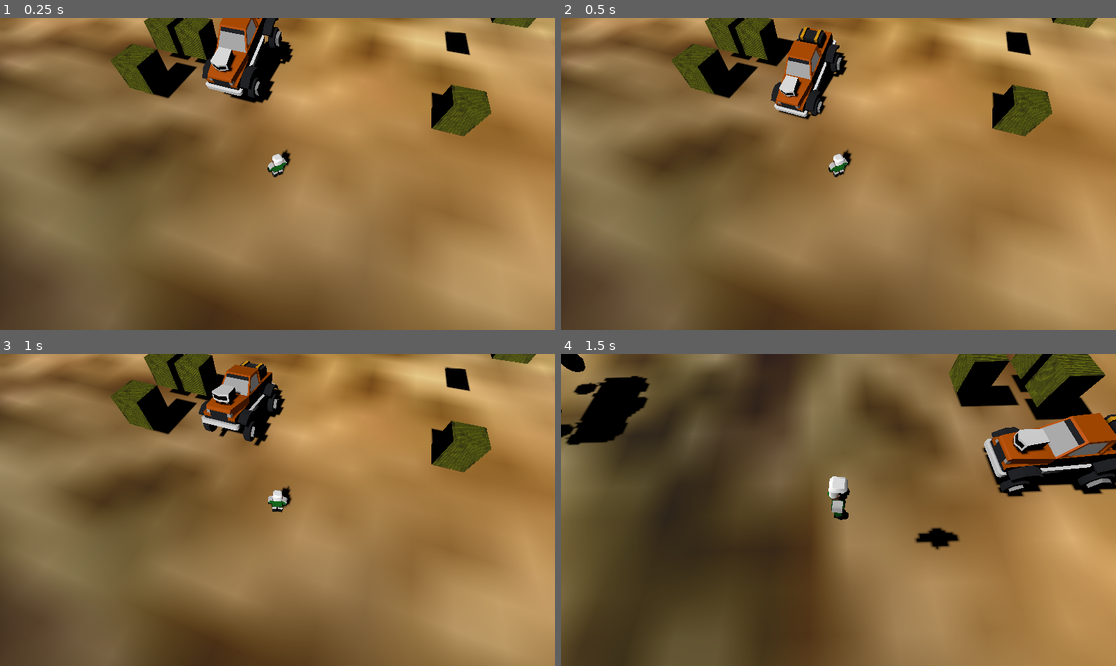
Above: before the commit, frames 1-4 (two rows, left to right).
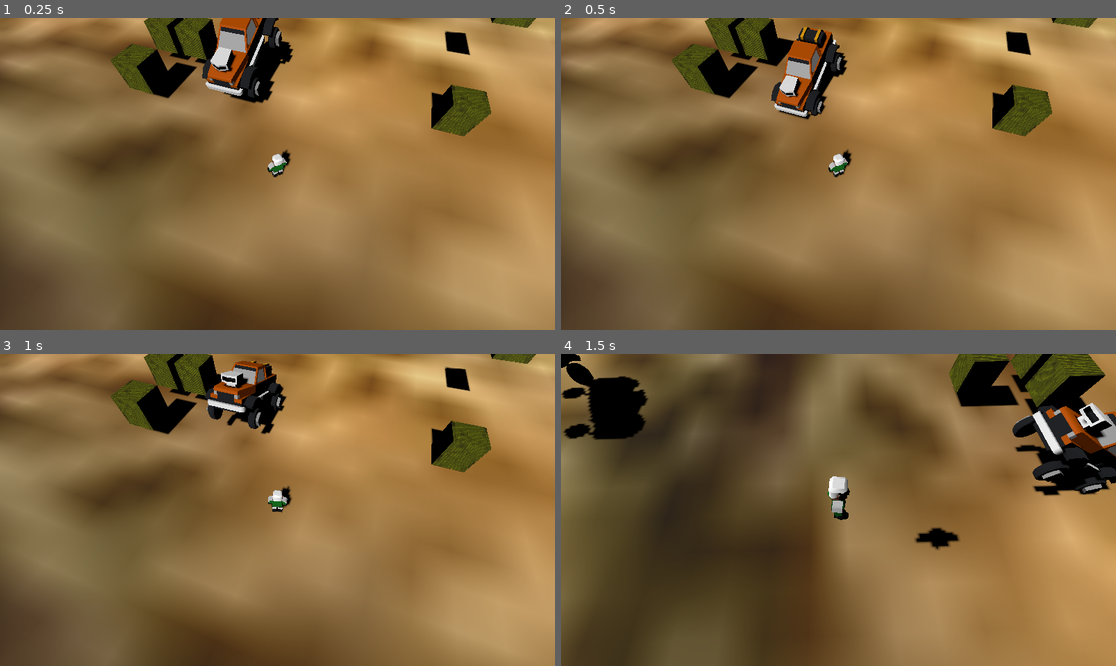
Above: after the commit, the same moments.

Repository: kevinlights/ChocoDriver
Game: Godot game, scene res://run/levels/infinite_level.tscn
The game is run twice, just before and just after one commit, with the same random seed, the same clock (stepped at 60 frames per second) and the same inputs.
Inputs:
- Up to frame 1 (0.25 s): no input
- Up to frame 2 (0.5 s): no input
- Up to frame 3 (1 s): tap Enter (get_in) at 0.5 s; hold Right (move_right) from 0.53 s (still down); hold Enter (get_in) from 0.53 s (still down)
- Up to frame 4 (1.5 s): release Right (move_right) at 1.28 s; release Enter (get_in) at 1.28 s; hold Down (move_back) from 1.28 s (still down); tap Space (main) at 1.35 s

Frame 1 is identical in both runs. In frame 2, less than 0.1% of the frame differs, in the area x 37-51%, y 2-32%; in frame 3, 2.3%; in frame 4, 6.0%, in the area x 0-100%, y 0-46%.

Commit message:
:wrench: Make the jeep more groundy
Just set the center of mass at the origin, and it works. :-)

Diff:
--- a/first3d/component/entity/vehicles/jeep/Jeep.tscn
+++ b/first3d/component/entity/vehicles/jeep/Jeep.tscn
@@ -18,6 +18,7 @@
 collision_layer = 8
 collision_mask = 11
 mass = 400.0
+center_of_mass_mode = 1
 script = ExtResource("1_fjw46")
 
 [node name="OrangeJeep_noWheel" parent="." instance=ExtResource("1_qgclq")]
@@ -38,9 +39,7 @@
 [node name="FrontRightWheel" type="VehicleWheel3D" parent="."]
 transform = Transform3D(1, 0, 0, 0, 1, 0, 0, 0, 1, -0.6, 0.332104, 1)
 use_as_steering = true
-wheel_roll_influence = 0.4
 wheel_radius = 0.3
-wheel_friction_slip = 1.0
 suspension_travel = 0.6
 suspension_stiffness = 50.0
 damping_compression = 0.3
@@ -56,9 +55,7 @@
 [node name="FrontLeftWheel" type="VehicleWheel3D" parent="."]
 transform = Transform3D(1, 0, 0, 0, 1, 0, 0, 0, 1, 0.6, 0.332104, 1)
 use_as_steering = true
-wheel_roll_influence = 0.4
 wheel_radius = 0.3
-wheel_friction_slip = 1.0
 suspension_travel = 0.6
 suspension_stiffness = 50.0
 damping_compression = 0.3
@@ -73,9 +70,7 @@
 [node name="RearLeftWheel" type="VehicleWheel3D" parent="."]
 transform = Transform3D(1, 0, 0, 0, 1, 0, 0, 0, 1, 0.6, 0.332104, -1.01869)
 use_as_traction = true
-wheel_roll_influence = 0.4
 wheel_radius = 0.3
-wheel_friction_slip = 1.0
 suspension_travel = 0.6
 suspension_stiffness = 50.0
 damping_compression = 0.3
@@ -90,9 +85,7 @@
 [node name="RearRightWheel" type="VehicleWheel3D" parent="."]
 transform = Transform3D(1, 0, 0, 0, 1, 0, 0, 0, 1, -0.6, 0.332104, -1.019)
 use_as_traction = true
-wheel_roll_influence = 0.4
 wheel_radius = 0.3
-wheel_friction_slip = 1.0
 suspension_travel = 0.6
 suspension_stiffness = 50.0
 damping_compression = 0.3
